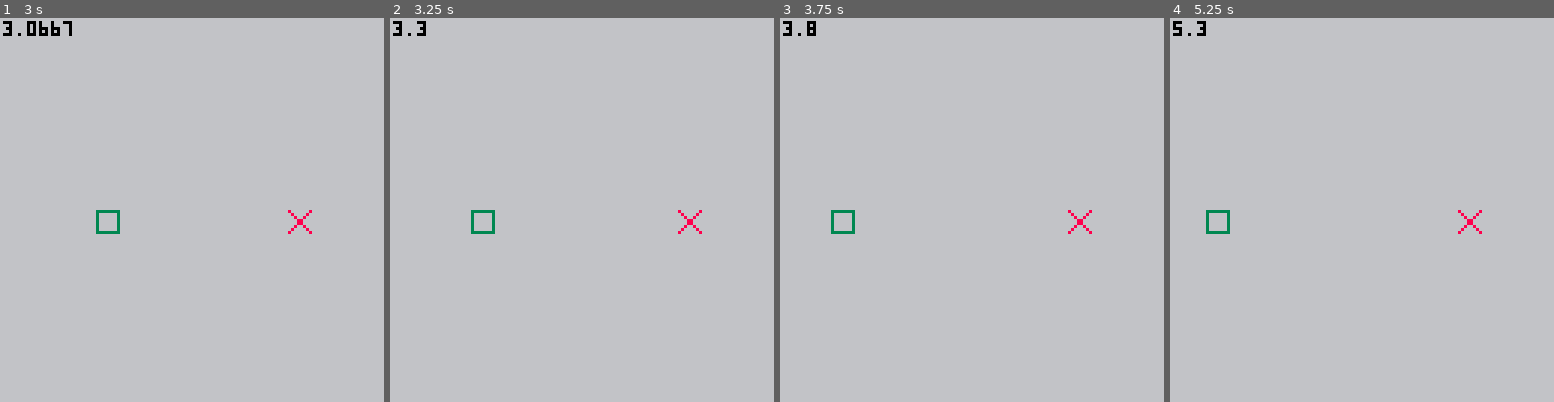
Above: before the commit, frames 1-4 (left to right).
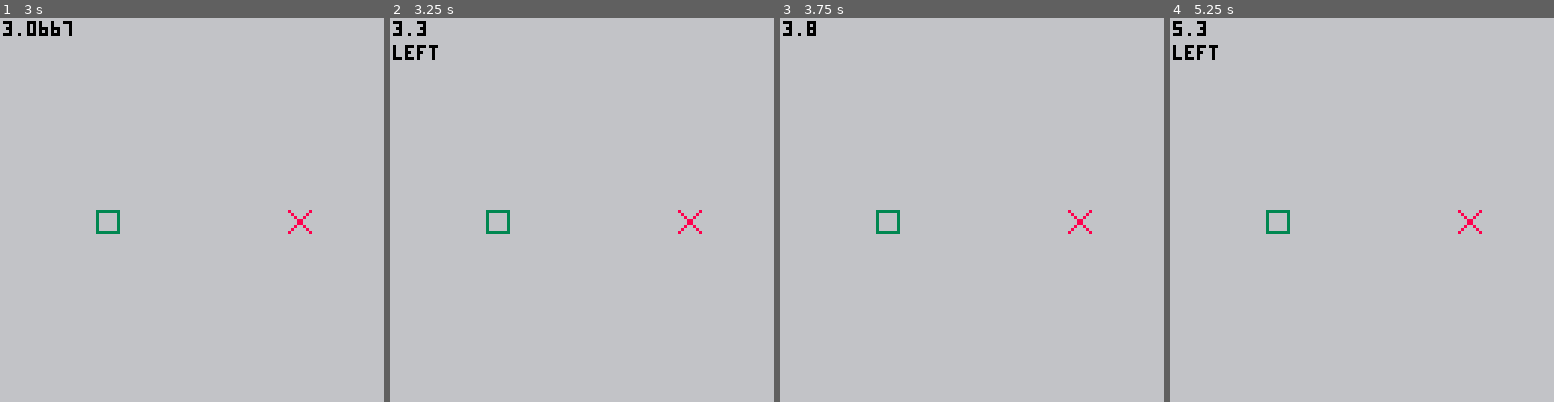
Above: after the commit, the same moments.

Repository: mysterycommand/train-jam-2019-pico-8
Game: PICO-8 cartridge carts/test.p8
Two runs of this game, one before a commit and one after it. Both use one fixed random seed, a clock stepped at 60 frames per second and the inputs below.
Inputs:
- Up to frame 1 (3 s): tap X (X key) at 0.33, 1.07, 1.85, 2.97 s; tap O (Z key) at 0.7, 1.7, 2.1, 2.5, 2.9 s; hold Right 1.6-2.1 s; hold Up 2.15-2.42 s; hold Right from 2.47 s (still down)
- Up to frame 2 (3.25 s): release Right at 3.03 s; hold Left from 3.08 s (still down)
- Up to frame 3 (3.75 s): tap O (Z key) at 3.3, 3.7 s; release Left at 3.58 s; hold Down from 3.63 s (still down)
- Up to frame 4 (5.25 s): release Down at 3.97 s; hold Right 4.02-4.68 s; tap X (X key) at 4.08, 5.2 s; tap O (Z key) at 4.1, 4.5, 4.9 s; hold Up 4.73-5.03 s; hold Left from 5.08 s (still down)

Frame 1 is identical in both runs. In frame 2, 0.5% of the frame differs, in the area x 0-32%, y 7-57%; in frame 3, 0.3%; in frame 4, 0.5%.

Commit message:
spike: coroutines make my brain hurt

Diff:
--- a/carts/test.p8
+++ b/carts/test.p8
@@ -13,15 +13,14 @@
 end
 
 function _update()
-  if btn(left, 0) then
-    taps[left] = time()
-    p1.x -= 1
-  end
+  taps[left] = btn(left, 0)
 end
 
 function _draw()
   cls(light_gray)
   print(time(), 1, 1, black)
+
+  if (taps[left]) print("left", 1, 9)
 
   spr(1,p1.x,p1.y)
   spr(2,p2.x,p2.y)
Not shown, changed: config.txt
Not shown, changed: log.txt
